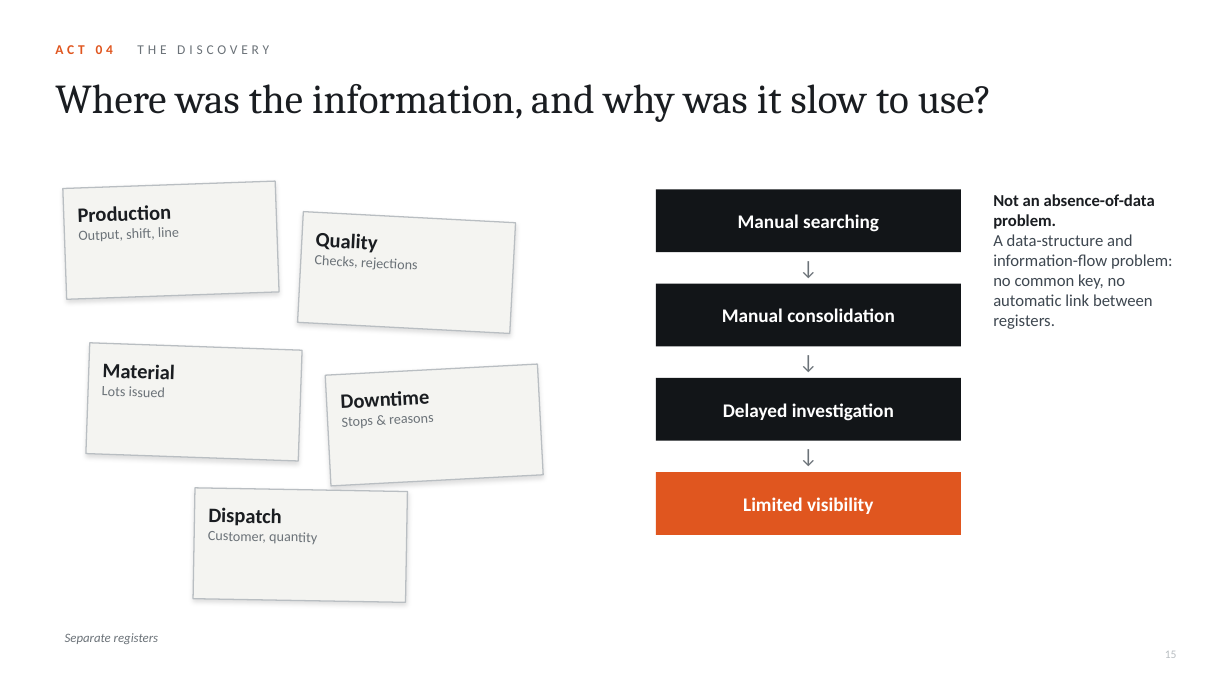
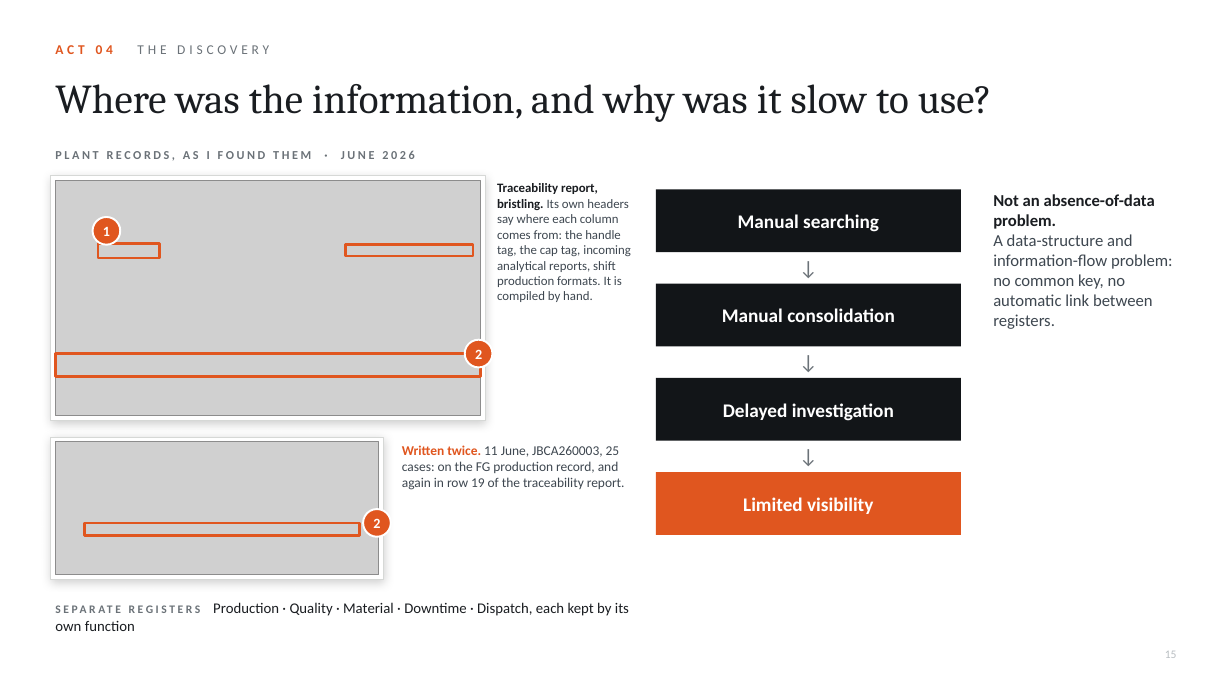
Before and after one commit to srivastavashreejita-ux/master-executive-system, a slide deck: slide 15 of sip-presentation/SIP_Story_Deck.pptx. Drawn at 1232x693 pixels with LibreOffice and Linux fonts; fonts in the diff are those of the drawing; grey boxes stand for pictures. Boxes give left, top, right and bottom in pixels: in the first picture for what was removed or moved away, otherwise in the second. Text is boxed around its words. In the diff, an @@ line names an element or a change of style, - is before the commit and + after.

```diff
--- a/sip-presentation/SIP_Story_Deck.pptx
+++ b/sip-presentation/SIP_Story_Deck.pptx
@@ rectangle added at box(51, 176, 485, 421), fill #FFFFFF, outline #D6D8D6 0.75 pt @@
@@ text added at box(55, 150, 414, 160), 9.5 pt, text #6B7278, bold @@
+PLANT RECORDS, AS I FOUND THEM · JUNE 2026
@@ picture added at box(55, 180, 481, 416) @@
@@ rectangle removed at box(63, 181, 279, 299) @@
@@ text removed at box(78, 205, 179, 241) @@
-Production
-Output, shift, line
@@ text added at box(497, 183, 631, 302), 10 pt, text #3E4750 @@
+Traceability report, bristling. Its own headers say where each column comes from: the handle tag, the cap tag, incoming analytical reports, shift production formats. It is compiled by hand.
@@ ellipse added at box(92, 217, 120, 245), fill #E0561F, outline #FFFFFF 1.5 pt @@
@@ text added at box(103, 227, 110, 236), 11 pt, text #FFFFFF, bold @@
+1
@@ text removed at box(314, 233, 417, 270) @@
-Quality
-Checks, rejections
@@ rectangle added at box(98, 243, 160, 258), outline #E0561F 2 pt @@
@@ rectangle at box(346, 244, 473, 256): fill #F4F4F1 to none; outline #B9BEC2 1 pt to #E0561F 2 pt; shadow off; rotation 3 to 0 degrees @@
@@ rectangle added at box(55, 354, 481, 377), outline #E0561F 2 pt @@
@@ rectangle removed at box(86, 343, 302, 461) @@
@@ ellipse added at box(465, 340, 493, 368), fill #E0561F, outline #FFFFFF 1.5 pt @@
@@ text added at box(475, 349, 482, 359), 11 pt, text #FFFFFF, bold @@
+2
@@ text removed at box(102, 363, 174, 397) @@
-Material
-Lots issued
@@ rectangle removed at box(325, 364, 543, 486) @@
@@ text removed at box(341, 391, 434, 428) @@
-Downtime
-Stops & reasons
@@ rectangle added at box(51, 437, 384, 579), fill #FFFFFF, outline #D6D8D6 0.75 pt @@
@@ picture added at box(55, 442, 379, 575) @@
@@ text added at box(402, 445, 625, 490), 10.5 pt, text #3E4750 @@
+Written twice. 11 June, JBCA260003, 25 cases: on the FG production record, and again in row 19 of the traceability report.
@@ rectangle removed at box(193, 488, 408, 603) @@
@@ text removed at box(208, 507, 317, 544) @@
-Dispatch
-Customer, quantity
@@ ellipse added at box(363, 509, 391, 537), fill #E0561F, outline #FFFFFF 1.5 pt @@
@@ rectangle added at box(85, 523, 360, 536), outline #E0561F 2 pt @@
@@ text added at box(373, 518, 380, 528), 11 pt, text #FFFFFF, bold @@
+2
@@ text added at box(213, 602, 629, 616), 11.5 pt, text #1A1D21 @@
+SEPARATE REGISTERS Production · Quality · Material · Downtime · Dispatch, each kept by its own function
@@ text removed at box(65, 633, 158, 644) @@
-Separate registers
```
Also in this commit, not shown: 7 other slides changed, 20 other files.
